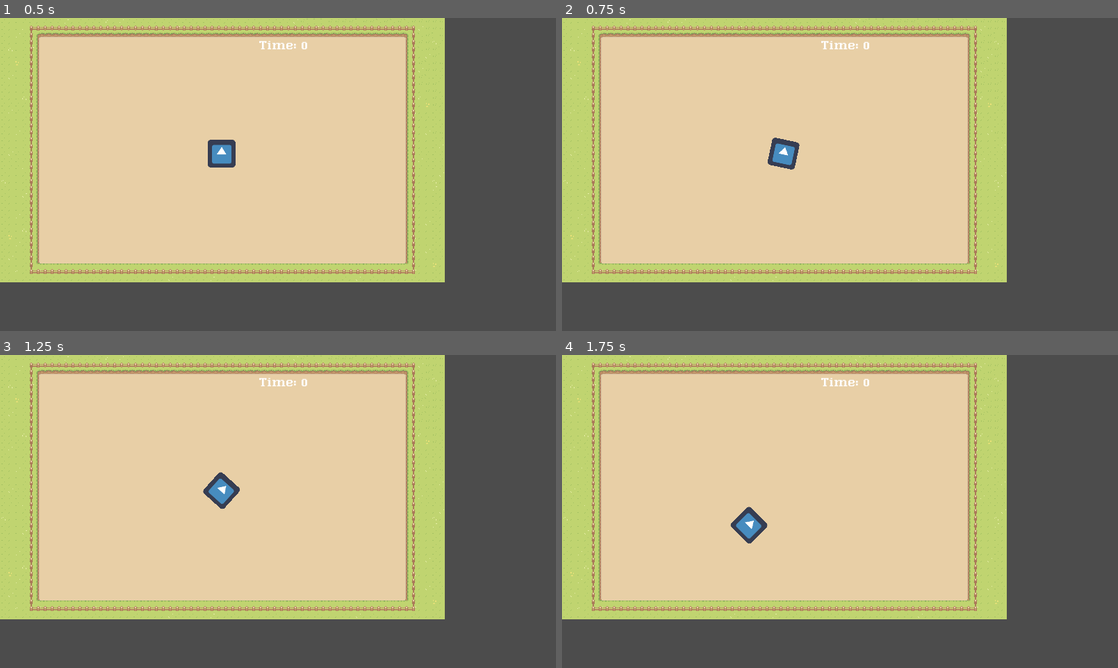
Above: before the commit, frames 1-4 (two rows, left to right).
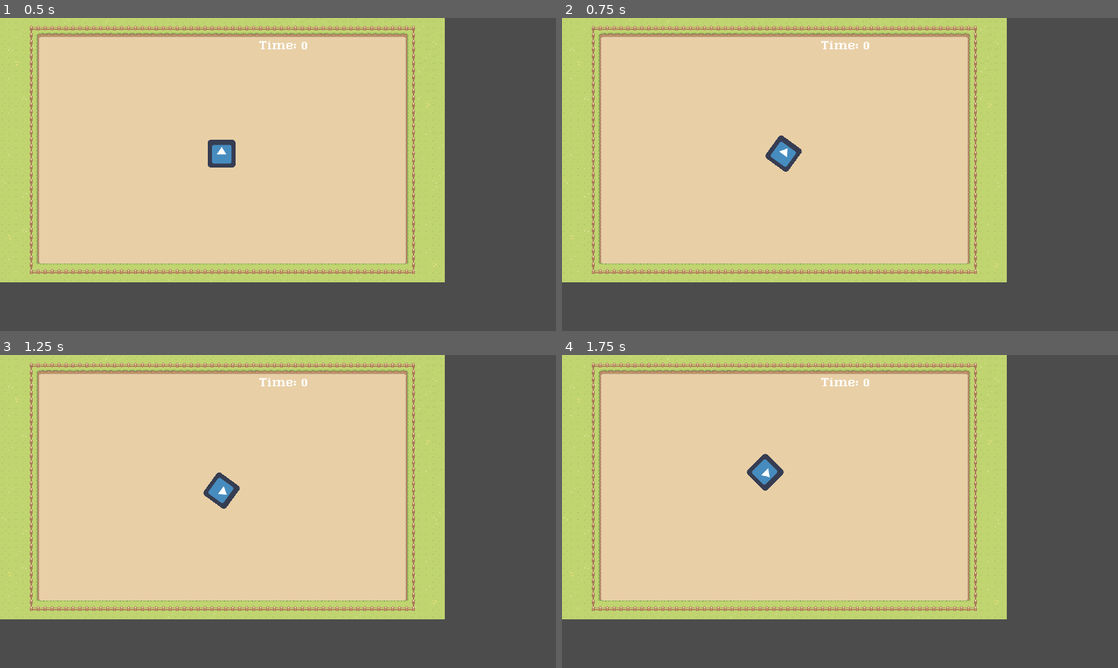
Above: after the commit, the same moments.

Repository: EmilBert/Harvest
Game: Godot game, scene res://World.tscn
The game is run twice, just before and just after one commit, with the same random seed, the same clock (stepped at 60 frames per second) and the same inputs. The engine's default icon, where the game draws it, is replaced by a stand-in: a white triangle on a blue panel in a dark square.
Inputs:
- Up to frame 1 (0.5 s): no input
- Up to frame 2 (0.75 s): tap Enter at 0.5 s; hold Right (ui_right) from 0.53 s (still down)
- Up to frame 3 (1.25 s): keep holding Right (ui_right); tap Space (ui_select) at 0.77 s
- Up to frame 4 (1.75 s): release Right (ui_right) at 1.28 s; hold Down (ui_down) from 1.28 s (still down); tap Space (ui_select) at 1.52 s

Frame 1 is identical in both runs. In frame 2, 0.2% of the frame differs, in the area x 36-44%, y 37-50%; in frame 3, 0.1%; in frame 4, 0.9%, in the area x 30-40%, y 31-61%.

Commit message:
Working Friction and Acceleration

Diff:
--- a/Tractor.gd
+++ b/Tractor.gd
@@ -1,10 +1,12 @@
 extends KinematicBody2D
 
-const SPEED = 15000
-
+const SPEED = 500
+const FRICTION = 0.05
+const ACCELERATOIN = 0.06
+const ROTATION_SPEED = 3
 
 var rot = 0
-
+var velocity = Vector2.ZERO
 
 # Called when the node enters the scene tree for the first time.
 func _ready():
@@ -18,20 +20,31 @@
 	var magnitude = 0
 	var direction = Vector2(0, 0)
 	if Input.is_action_pressed("ui_right"): # Rotate the player rightwards
-		rotation_degrees += 1
-		rot += 1
+		rotation_degrees += ROTATION_SPEED
+		rot += ROTATION_SPEED
 	if Input.is_action_pressed("ui_left"):
-		rotation_degrees  -= 1
-		rot -= 1
+		rotation_degrees  -= ROTATION_SPEED
+		rot -= ROTATION_SPEED
 	if Input.is_action_pressed("ui_down"):
-		magnitude = -SPEED
+		magnitude = -SPEED/2
 	if Input.is_action_pressed("ui_up"):
-		magnitude = SPEED/2
+		magnitude = SPEED
 
 
 	direction = Vector2.UP.rotated(deg2rad(rot)).normalized()
 
-	var velocity = direction * magnitude * delta
+	if magnitude != 0:
+		# accelerate when there's input
+		velocity.x = lerp(velocity.x, direction.x * magnitude, ACCELERATOIN)
+		velocity.y = lerp(velocity.y, direction.y * magnitude, ACCELERATOIN)
+	else:
+		# slow down when there's no input
+		velocity.x = lerp(velocity.x, 0, FRICTION)
+		velocity.y = lerp(velocity.y, 0, FRICTION)
+
+		# Debug log
+
+	print("velocity: ", velocity)
 
 	# Apply movement
 	move_and_slide(velocity)
